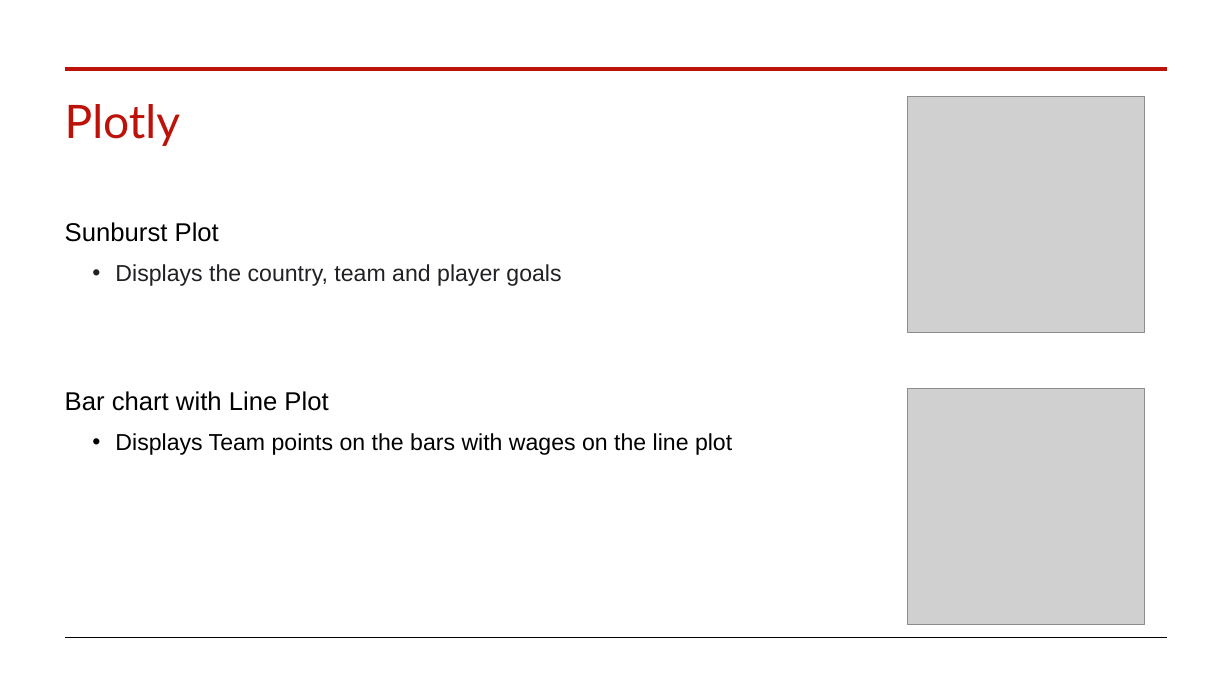
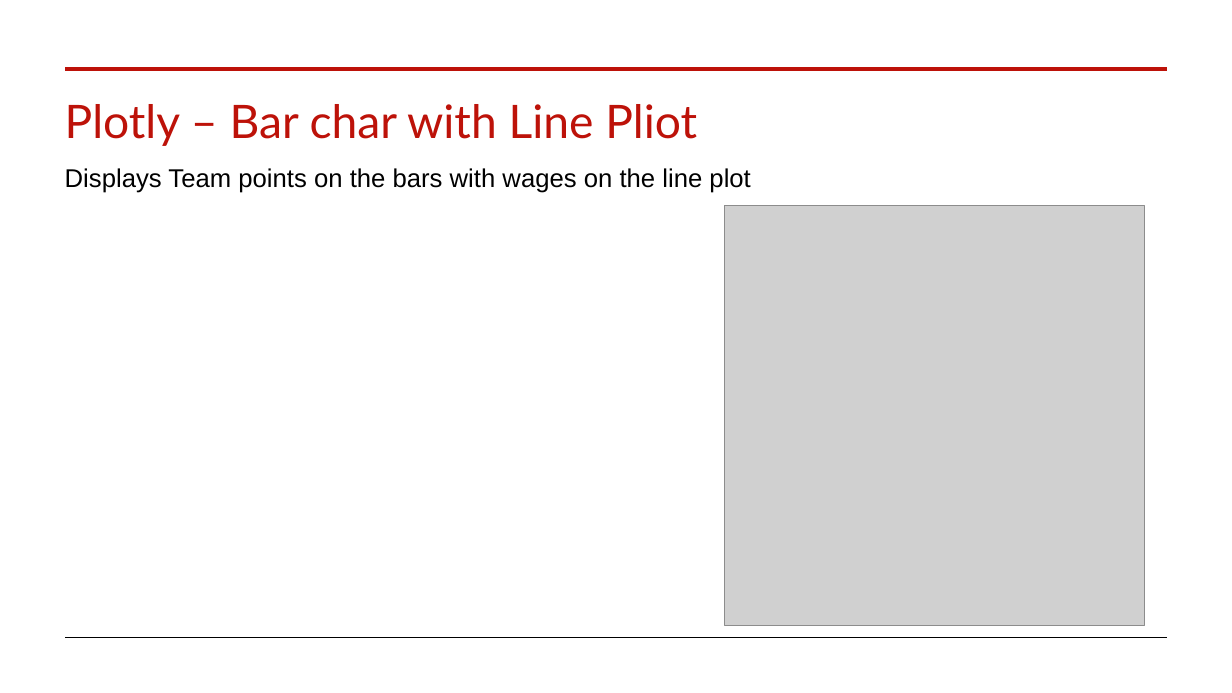
Before and after one commit to GurpreetChugh/Project-3---Football-App, a slide deck: slide 9 of Project 3 Football App.pptx (slide 8 before the commit). Drawn at 1232x693 pixels with LibreOffice and Linux fonts; fonts in the diff are those of the drawing; grey boxes stand for pictures. Boxes give left, top, right and bottom in pixels: in the first picture for what was removed or moved away, otherwise in the second. Text is boxed around its words. In the diff, an @@ line names an element or a change of style, - is before the commit and + after.

```diff
--- a/Project 3 Football App.pptx
+++ b/Project 3 Football App.pptx
@@ title at box(65, 104, 697, 146): text changed @@
-Plotly
+Plotly – Bar char with Line Pliot
@@ picture removed at box(908, 96, 1144, 333) @@
@@ text "Displays Team points on the ...": place and size @@
-text "Displays Team points on the ..." at box(65, 222, 732, 455)
+text "Displays Team points on the ..." at box(65, 168, 750, 193)
@@ text "Displays Team points on the ..." at box(65, 168, 750, 193): size 18 to 20 pt; bullet • to none; list level 2 to 1 in "Displays Team points on the ..." @@
@@ picture: place and size @@
-picture at box(908, 388, 1144, 625)
+picture at box(725, 205, 1145, 626)
@@ text at box(65, 222, 561, 411): paragraphs removed @@
-Sunburst Plot
-  • Displays the country, team and player goals
-Bar chart with Line Plot
```
Also in this commit, not shown: 1 other slide changed, 1 slide added.
